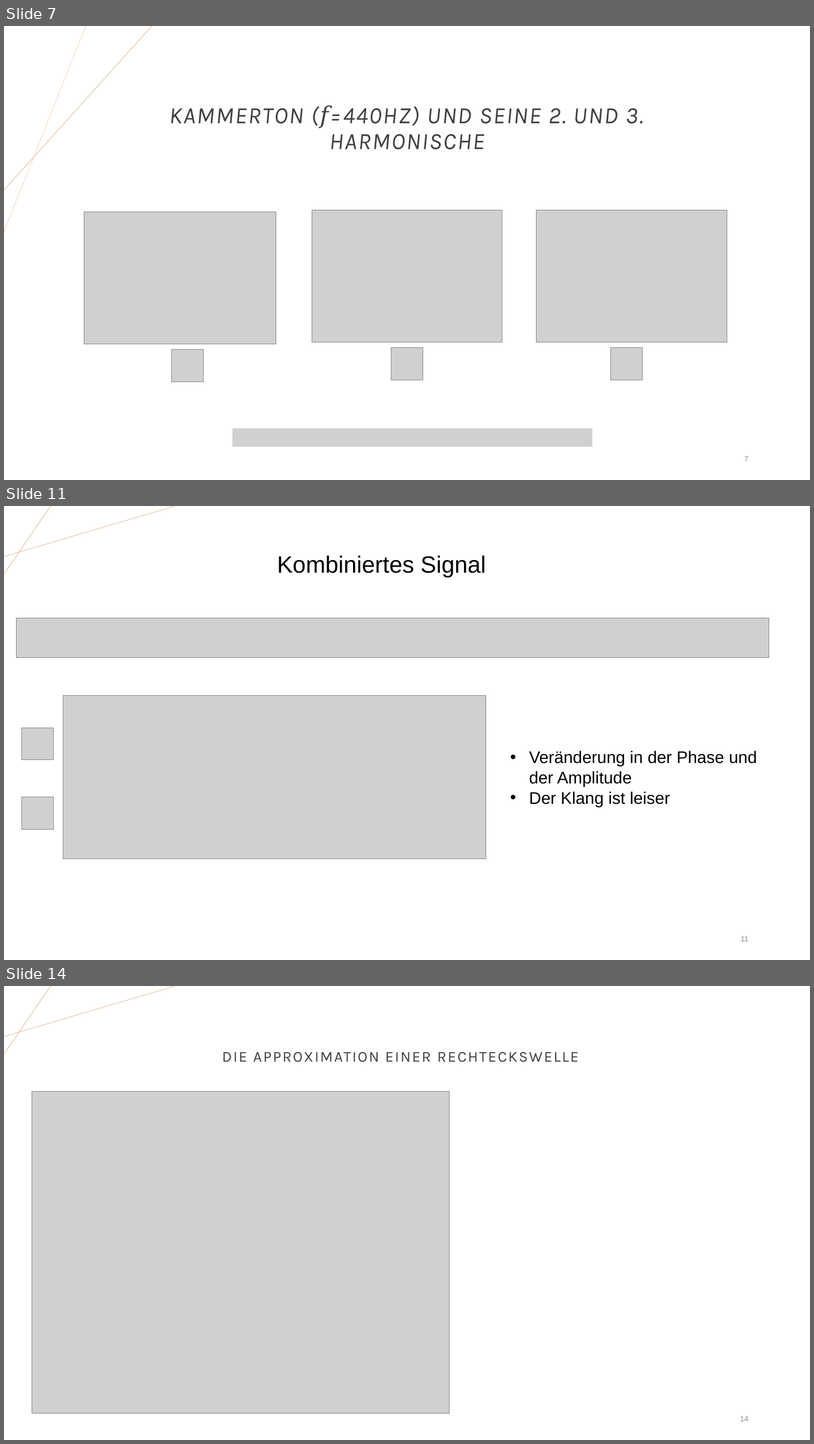
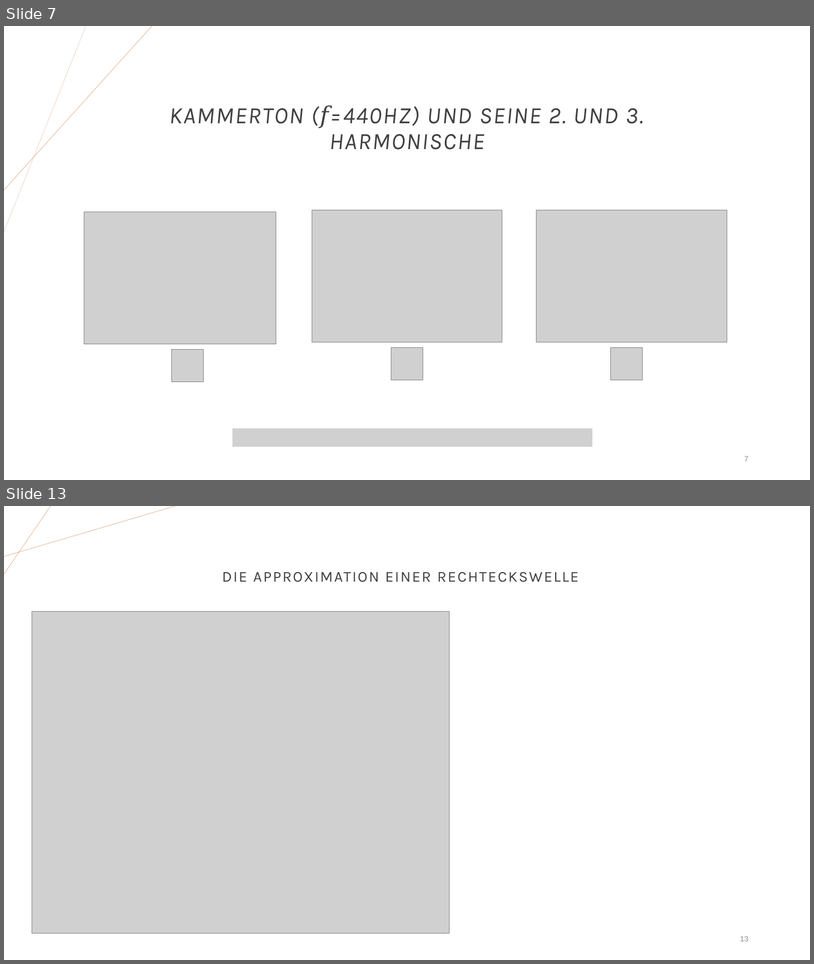
Before and after one commit to JoHoppe/LaborSprache, a slide deck: Digitale Sprachverarbeitung.pptx. Shown one above the other, each under a label of ours: slides 7, 11 and 14 before the commit, slides 7 and 13 after it; the slides between them are not shown. The pictures are 814x1444 and 814x964 pixels, drawn with LibreOffice and Linux fonts; fonts in the diff are those of the drawing; grey boxes stand for pictures. Boxes give left, top, right and bottom in pixels: in the first picture for what was removed or moved away, otherwise in the second. Text is boxed around its words. In the diff, an @@ line names an element or a change of style, - is before the commit and + after.

```diff
--- a/Digitale Sprachverarbeitung.pptx
+++ b/Digitale Sprachverarbeitung.pptx
@@ slide 11 removed at box(4, 506, 810, 960), background #FFFFFF; not listed: 2 template elements that a slide beside it also shows @@
@@ text removed at box(277, 555, 486, 577) @@
-Kombiniertes Signal
@@ picture removed at box(16, 618, 769, 657) @@
@@ picture removed at box(63, 696, 486, 859) @@
@@ picture removed at box(21, 727, 54, 759) @@
@@ text removed at box(530, 750, 758, 807) @@
-• Veränderung in der Phase und der Amplitude
-• Der Klang ist leiser
@@ picture removed at box(21, 797, 54, 829) @@
@@ page number removed at box(741, 936, 749, 941) @@
-11
@@ what was slide 14 is now slide 13 @@
@@ page number at box(740, 936, 749, 941): text changed @@
-14
+13
```
Also in this commit, not shown: 2 slides changed, 4 slides added, 4 other slides removed.
